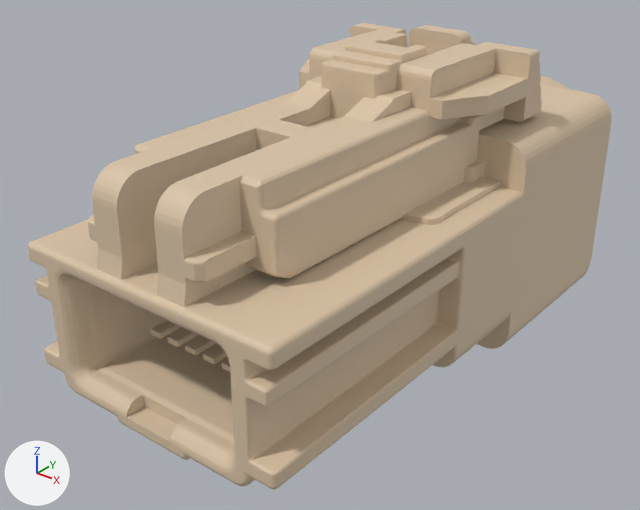
Two versions of the glTF model eval-lab/public/assets/emotiv/connectors/WH-EZ4-06/model.glb, one commit apart.
Rendered twice from a 50 mm lens placed at (28.1, -42.2, 20.1), pointed at (-2.4, -4.1, -3.5). The lights are fixed; the arrows at lower left show +X, +Y and +Z. The first picture is the older version.

Objects in the first picture: 'geometry_0'.
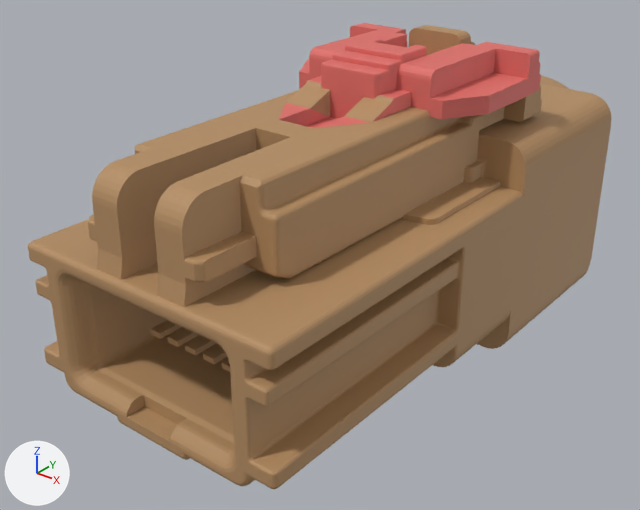
Pixel boxes (x1, y1, x2, y2) of what changed, in the pictures (640 x 510 px; the box of a moved part takes in the faces that stretch with it):
'geometry_0', recoloured (darker): (28, 23, 611, 489) in both
part 1 of me_geometry_0, moved or reshaped: before (28, 35, 541, 489); after (37, 35, 541, 489)

Edits to the bpy script that builds the scene:
```text
Change mat_material_0:
    where n0 = _N.new('ShaderNodeBsdfPrincipled'); n0.name = 'Principled BSDF'
    remove n0.inputs[0].default_value = (0.71, 0.557, 0.388, 1.0)  # 'Base Color', beige #dbc5a7
    add n2 = _N.new('ShaderNodeVertexColor'); n2.name = 'Color Attribute'
    add _L.new(n2.outputs[0], n0.inputs[0])  # 'Color' to 'Base Color'
Change me_geometry_0:
    used by ob_geometry_0; location = (0.0, 0.0, 0.0)
    remove me_geometry_0.from_pydata(...)  # 5417 vertices, 9819 faces; spans x -8.1..8.1, y -20.3..20.3, z -9.1..9.1
    add me_geometry_0.from_pydata(...)  # 5370 vertices, 9792 faces; spans x -8.1..8.1, y -20.3..20.3, z -9.1..9.1
    me_geometry_0 part 1: 310 vertices moved within x -8.1..8.1, y -20.2..6.2, z -6.7..9.1; 39 vertices removed from x -8.0..7.9, y -20.2..6.2, z -6.7..8.6
    other edits to the shape of me_geometry_0 do not show in these pictures
```
